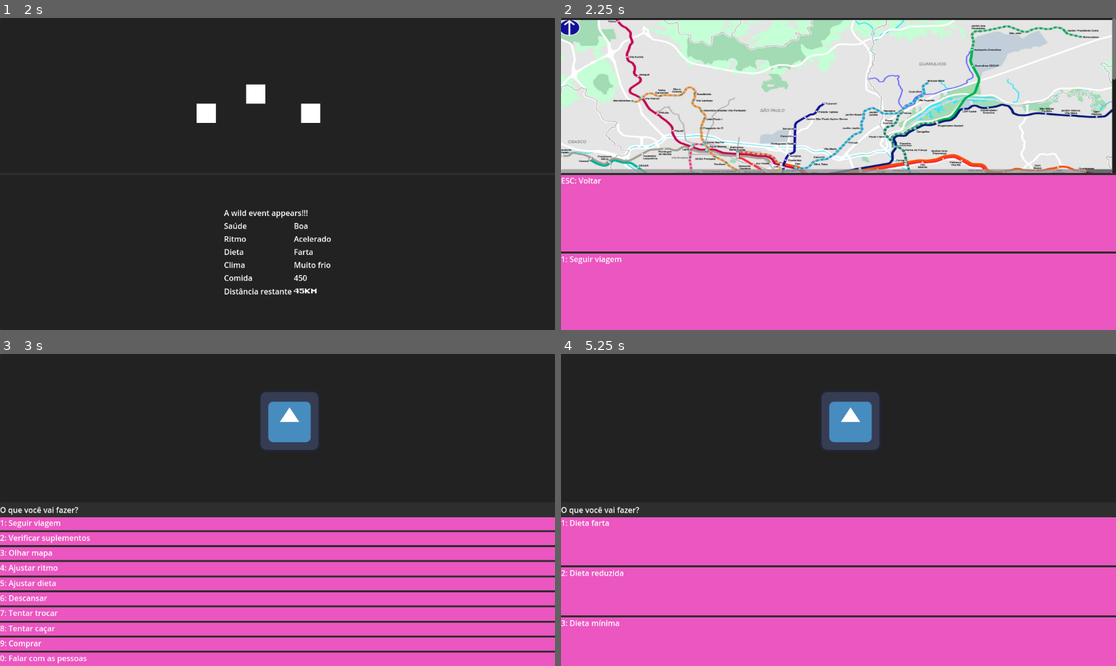
Above: before the commit, frames 1-4 (two rows, left to right).
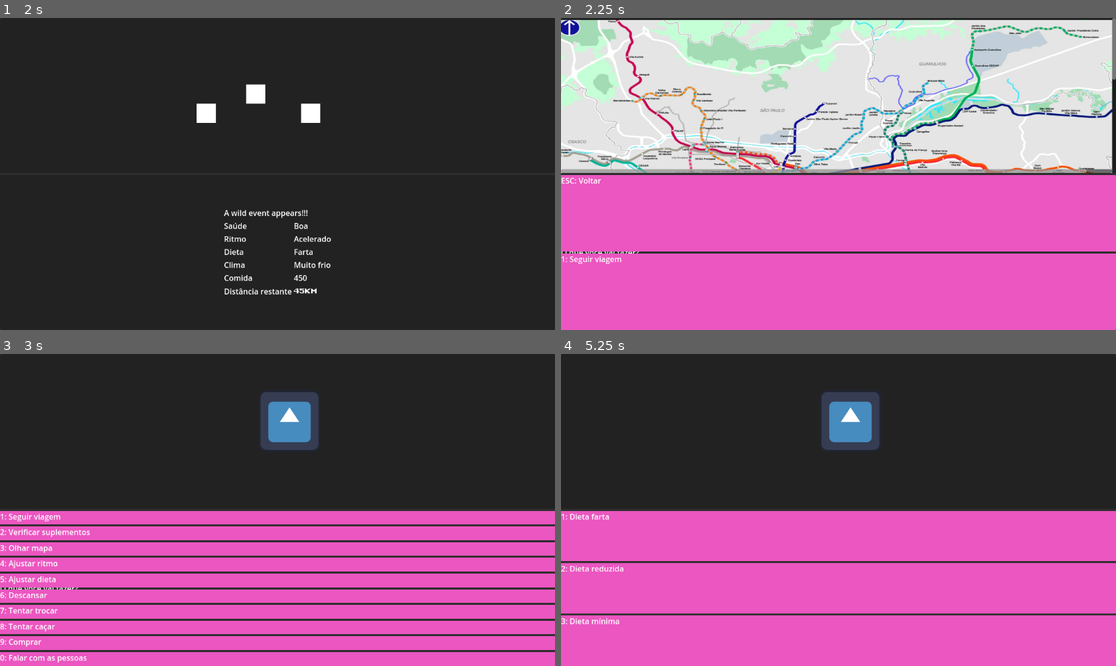
Above: after the commit, the same moments.

Repository: gabrielgomes94/oregon-trailer-clone
Game: Godot game, scene res://main.tscn
Two runs of this game, one before a commit and one after it. Both use one fixed random seed, a clock stepped at 60 frames per second and the inputs below. The engine's default icon, where the game draws it, is replaced by a stand-in: a white triangle on a blue panel in a dark square.
Inputs:
- Up to frame 1 (2 s): tap Enter (SwitchScreen) at 0.5 s; tap 1 (1) at 0.6 s; tap 2 (2) at 0.8, 1.35 s; tap Space at 1.25 s; tap 3 (3) at 1.55 s
- Up to frame 2 (2.25 s): tap Enter (SwitchScreen) at 2 s; tap 3 (3) at 2.1 s
- Up to frame 3 (3 s): tap 4 (4) at 2.3 s; click "ESC: Voltar" at 2.75 s
- Up to frame 4 (5.25 s): click "1: Seguir viagem" at 3.5 s; tap Space at 4.25 s; tap 4 (4) at 4.35 s; tap 5 (5) at 4.55, 5.1 s; tap Enter (SwitchScreen) at 5 s

Frame 1 is identical in both runs. In frame 2, less than 0.1% of the frame differs, in the area x 0-15%, y 74-76%; in frame 3, 15%, in the area x 0-100%, y 48-100%; in frame 4, 5.2%.

Commit message:
add dialog chat screen

Diff:
--- a/game/options/options.gd
+++ b/game/options/options.gd
@@ -106,3 +106,12 @@
 			'name': 'Dieta mínima'
 		},
 	}
+
+
+static func dialog_selector_screen_list() -> Dictionary:
+	return {
+		'ESC': {
+			'id': 'BACK',
+			'name': 'Voltar'
+		},
+	}
--- a/game/player/actions/actions.gd
+++ b/game/player/actions/actions.gd
@@ -29,3 +29,7 @@
 
 func diet():
 	main.call_deferred("switch_to_diet_screen")
+
+
+func dialog():
+	main.call_deferred("switch_to_dialog_screen")
--- a/game/player/inputs/input_mapper.gd
+++ b/game/player/inputs/input_mapper.gd
@@ -10,3 +10,4 @@
 const MAP_SCREEN: String = "3"
 const PACE_SCREEN: String = "4"
 const DIET_SCREEN: String = "5"
+const DIALOG_SCREEN: String = "0"
--- a/main.gd
+++ b/main.gd
@@ -7,13 +7,14 @@
 @onready var map_screen: UIMapScreen = $Screens/MapScreen
 @onready var pace_screen: UIPaceScreen = $Screens/PaceScreen
 @onready var diet_screen: UIDietScreen = $Screens/DietScreen
+@onready var dialog_screen: UIDialogChatScreen = $Screens/DialogScreen
 
 var screens: Array
 
 @onready var game = $Game
 
 func _ready() -> void:
-	screens = [movement_screen, station_screen, supplies_screen, map_screen, pace_screen, diet_screen];
+	screens = [movement_screen, station_screen, supplies_screen, map_screen, pace_screen, diet_screen, dialog_screen];
 
 
 func _input(event: InputEvent) -> void:
@@ -53,3 +54,6 @@
 func switch_screen(target_screen):
 	for screen in screens:
 		screen.visible = screen == target_screen
+
+func switch_to_dialog_screen():
+	switch_screen(dialog_screen)
--- a/main.tscn
+++ b/main.tscn
@@ -12,6 +12,10 @@
 [ext_resource type="Script" path="res://game/party/party.gd" id="6_7lpmj"]
 [ext_resource type="PackedScene" uid="uid://dnmcgjsr3s20m" path="res://ui/screens/pace_screen/pace_screen.tscn" id="8_2y0dc"]
 [ext_resource type="PackedScene" uid="uid://inhcm8u2o6cm" path="res://ui/screens/diet_screen/diet_screen.tscn" id="10_re10o"]
+[ext_resource type="PackedScene" uid="uid://rcd8gogm4c3g" path="res://ui/screens/dialog_screen/dialog_screen.tscn" id="13_474tm"]
+[ext_resource type="PackedScene" uid="uid://b1x0fngdkruxc" path="res://game/options/option_template.tscn" id="13_opjh1"]
+[ext_resource type="Script" path="res://game/options/options.gd" id="14_jp6gf"]
+[ext_resource type="Script" path="res://ui/screens/dialog_screen/ui_dialog_chat_screen.gd" id="16_owomr"]
 
 [node name="Main" type="Node"]
 script = ExtResource("1_vbgld")
@@ -79,4 +83,14 @@
 visible = false
 layout_mode = 1
 diet = NodePath("../../Game/DietSelector")
+option_template = ExtResource("13_opjh1")
+options = ExtResource("14_jp6gf")
 actions = NodePath("../../Game/Actions")
+
+[node name="DialogScreen" parent="Screens" node_paths=PackedStringArray("actions") instance=ExtResource("13_474tm")]
+visible = false
+layout_mode = 1
+script = ExtResource("16_owomr")
+option_template = ExtResource("13_opjh1")
+options = ExtResource("14_jp6gf")
+actions = NodePath("../../Game/Actions")
--- a/project.godot
+++ b/project.godot
@@ -56,6 +56,11 @@
 "events": [Object(InputEventKey,"resource_local_to_scene":false,"resource_name":"","device":-1,"window_id":0,"alt_press …(191 unchanged characters)…
 ]
 }
+0={
+"deadzone": 0.5,
+"events": [Object(InputEventKey,"resource_local_to_scene":false,"resource_name":"","device":-1,"window_id":0,"alt_pressed":false,"shift_pressed":false,"ctrl_pressed":false,"meta_pressed":false,"pressed":false,"keycode":0,"physical_keycode":48,"key_label":0,"unicode":48,"location":0,"echo":false,"script":null)
+]
+}
 
 [rendering]
 
--- /dev/null
+++ b/ui/containers/action_box_container.tscn
@@ -0,0 +1,14 @@
+[gd_scene format=3 uid="uid://dommrjvc0hmfa"]
+
+[node name="ActionsBoxContainer" type="MarginContainer"]
+scale = Vector2(0.976744, 0.941176)
+size_flags_horizontal = 3
+size_flags_vertical = 3
+
+[node name="Label" type="Label" parent="."]
+layout_mode = 2
+text = "O que você vai fazer?"
+
+[node name="ActionsBoxContainer" type="VBoxContainer" parent="."]
+layout_mode = 2
+size_flags_vertical = 3
--- /dev/null
+++ b/ui/screens/dialog_screen/dialog_screen.tscn
@@ -0,0 +1,65 @@
+[gd_scene load_steps=4 format=3 uid="uid://rcd8gogm4c3g"]
+
+[ext_resource type="Script" path="res://ui/screens/dialog_screen/ui_dialog_chat_screen.gd" id="1_hw3lx"]
+[ext_resource type="Texture2D" uid="uid://bxeohtrbk7agf" path="res://assets/icon.svg" id="1_wttkq"]
+[ext_resource type="PackedScene" uid="uid://dommrjvc0hmfa" path="res://ui/containers/action_box_container.tscn" id="3_bmy2f"]
+
+[node name="DialogScreen" type="Control"]
+layout_mode = 3
+anchors_preset = 15
+anchor_right = 1.0
+anchor_bottom = 1.0
+grow_horizontal = 2
+grow_vertical = 2
+script = ExtResource("1_hw3lx")
+
+[node name="Panel" type="Panel" parent="."]
+layout_mode = 1
+anchors_preset = 15
+anchor_right = 1.0
+anchor_bottom = 1.0
+grow_horizontal = 2
+grow_vertical = 2
+
+[node name="VBoxContainer" type="VBoxContainer" parent="Panel"]
+layout_mode = 1
+anchors_preset = 15
+anchor_right = 1.0
+anchor_bottom = 1.0
+grow_horizontal = 2
+grow_vertical = 2
+
+[node name="MarginContainer" type="MarginContainer" parent="Panel/VBoxContainer"]
+layout_mode = 2
+
+[node name="HBoxContainer" type="HBoxContainer" parent="Panel/VBoxContainer/MarginContainer"]
+layout_mode = 2
+
+[node name="PanelContainer" type="PanelContainer" parent="Panel/VBoxContainer/MarginContainer/HBoxContainer"]
+custom_minimum_size = Vector2(600, 0)
+layout_mode = 2
+
+[node name="RichTextLabel" type="RichTextLabel" parent="Panel/VBoxContainer/MarginContainer/HBoxContainer/PanelContainer"]
+layout_mode = 2
+text = "ewewqeadsdsa asdasdas dasdasd asdasdas dsad
+
+sdasdaskçda
+sksandklasdnklasdklnasklnd
+a]s
+dnaksdas
+d
+sa
+daskodaskndloakldakndoas qweq-0e21-nn daqjkn1qp asdqnqasdsa kqpoqwqlk n12l3j 213 ."
+fit_content = true
+autowrap_mode = 2
+
+[node name="PanelContainer2" type="PanelContainer" parent="Panel/VBoxContainer/MarginContainer/HBoxContainer"]
+layout_mode = 2
+size_flags_horizontal = 3
+
+[node name="Sprite2D" type="Sprite2D" parent="Panel/VBoxContainer/MarginContainer/HBoxContainer/PanelContainer2"]
+position = Vector2(435, 117)
+texture = ExtResource("1_wttkq")
+
+[node name="ActionsBoxContainer" parent="Panel/VBoxContainer" instance=ExtResource("3_bmy2f")]
+layout_mode = 2
--- /dev/null
+++ b/ui/screens/dialog_screen/ui_dialog_chat_screen.gd
@@ -0,0 +1,17 @@
+extends UIScreen
+class_name UIDialogChatScreen
+
+
+func on_option_selected(option: Option):
+	match option.value:
+		'ESC': actions.station_screen()
+	actions.station_screen()
+
+
+func _input(event: InputEvent) -> void:
+	if visible == false: return
+	if event.is_action_released("ESC"):
+		actions.station_screen()
+
+func get_options() -> Dictionary:
+	return Options.dialog_selector_screen_list()
--- a/ui/screens/diet_screen/diet_screen.tscn
+++ b/ui/screens/diet_screen/diet_screen.tscn
@@ -1,9 +1,8 @@
-[gd_scene load_steps=5 format=3 uid="uid://inhcm8u2o6cm"]
+[gd_scene load_steps=4 format=3 uid="uid://inhcm8u2o6cm"]
 
 [ext_resource type="Script" path="res://ui/screens/diet_screen/ui_diet_screen.gd" id="1_xg53r"]
-[ext_resource type="PackedScene" uid="uid://b1x0fngdkruxc" path="res://game/options/option_template.tscn" id="2_8vr1s"]
 [ext_resource type="Texture2D" uid="uid://bxeohtrbk7agf" path="res://assets/icon.svg" id="2_isdjm"]
-[ext_resource type="Script" path="res://game/options/options.gd" id="3_fc56s"]
+[ext_resource type="PackedScene" uid="uid://dommrjvc0hmfa" path="res://ui/containers/action_box_container.tscn" id="3_sijgm"]
 
 [node name="DietScreen" type="Control"]
 layout_mode = 3
@@ -13,8 +12,6 @@
 grow_horizontal = 2
 grow_vertical = 2
 script = ExtResource("1_xg53r")
-option_template = ExtResource("2_8vr1s")
-options = ExtResource("3_fc56s")
 
 [node name="Panel" type="Panel" parent="."]
 layout_mode = 1
@@ -40,10 +37,8 @@
 position = Vector2(601, 139)
 texture = ExtResource("2_isdjm")
 
-[node name="Label" type="Label" parent="Panel/VBoxContainer"]
+[node name="RichTextLabel" type="RichTextLabel" parent="Panel/VBoxContainer/PanelContainer"]
 layout_mode = 2
-text = "O que você vai fazer?"
 
-[node name="ActionsBoxContainer" type="VBoxContainer" parent="Panel/VBoxContainer"]
+[node name="ActionsBoxContainer" parent="Panel/VBoxContainer" instance=ExtResource("3_sijgm")]
 layout_mode = 2
-size_flags_vertical = 3
--- a/ui/screens/map_screen/map_screen.tscn
+++ b/ui/screens/map_screen/map_screen.tscn
@@ -1,9 +1,10 @@
-[gd_scene load_steps=5 format=3 uid="uid://cm4hy1qtybo7h"]
+[gd_scene load_steps=6 format=3 uid="uid://cm4hy1qtybo7h"]
 
 [ext_resource type="Texture2D" uid="uid://ckq8313rby4d2" path="res://assets/metro-sp-2020.jpg" id="1_eb12q"]
 [ext_resource type="Script" path="res://ui/screens/map_screen/ui_map_screen.gd" id="1_qehbk"]
 [ext_resource type="PackedScene" uid="uid://b1x0fngdkruxc" path="res://game/options/option_template.tscn" id="2_pq21k"]
 [ext_resource type="Script" path="res://game/options/options.gd" id="3_n74o5"]
+[ext_resource type="PackedScene" uid="uid://dommrjvc0hmfa" path="res://ui/containers/action_box_container.tscn" id="5_dkvvv"]
 
 [node name="MapScreen" type="Control"]
 layout_mode = 3
@@ -51,6 +52,5 @@
 scale = Vector2(0.678487, 0.513462)
 texture = ExtResource("1_eb12q")
 
-[node name="ActionsBoxContainer" type="VBoxContainer" parent="Panel/VBoxContainer"]
+[node name="ActionsBoxContainer" parent="Panel/VBoxContainer" instance=ExtResource("5_dkvvv")]
 layout_mode = 2
-size_flags_vertical = 3
--- a/ui/screens/pace_screen/pace_screen.tscn
+++ b/ui/screens/pace_screen/pace_screen.tscn
@@ -1,9 +1,10 @@
-[gd_scene load_steps=5 format=3 uid="uid://dnmcgjsr3s20m"]
+[gd_scene load_steps=6 format=3 uid="uid://dnmcgjsr3s20m"]
 
 [ext_resource type="Script" path="res://ui/screens/pace_screen/ui_pace_screen.gd" id="1_ebxt0"]
 [ext_resource type="Texture2D" uid="uid://bxeohtrbk7agf" path="res://assets/icon.svg" id="2_5clw8"]
 [ext_resource type="PackedScene" uid="uid://b1x0fngdkruxc" path="res://game/options/option_template.tscn" id="2_jmcg4"]
 [ext_resource type="Script" path="res://game/options/options.gd" id="3_5vrd1"]
+[ext_resource type="PackedScene" uid="uid://dommrjvc0hmfa" path="res://ui/containers/action_box_container.tscn" id="5_83bhs"]
 
 [node name="PaceScreen" type="Control"]
 layout_mode = 3
@@ -40,10 +41,5 @@
 position = Vector2(601, 139)
 texture = ExtResource("2_5clw8")
 
-[node name="Label" type="Label" parent="Panel/VBoxContainer"]
+[node name="ActionsBoxContainer" parent="Panel/VBoxContainer" instance=ExtResource("5_83bhs")]
 layout_mode = 2
-text = "O que você vai fazer?"
-
-[node name="ActionsBoxContainer" type="VBoxContainer" parent="Panel/VBoxContainer"]
-layout_mode = 2
-size_flags_vertical = 3
--- a/ui/screens/station_screen/station_screen.tscn
+++ b/ui/screens/station_screen/station_screen.tscn
@@ -1,9 +1,10 @@
-[gd_scene load_steps=5 format=3 uid="uid://fdgvhp5mbfug"]
+[gd_scene load_steps=6 format=3 uid="uid://fdgvhp5mbfug"]
 
 [ext_resource type="Script" path="res://ui/screens/station_screen/ui_station_screen.gd" id="1_txdjj"]
 [ext_resource type="PackedScene" uid="uid://b1x0fngdkruxc" path="res://game/options/option_template.tscn" id="2_db4l7"]
 [ext_resource type="Script" path="res://game/options/options.gd" id="3_nswn2"]
 [ext_resource type="Texture2D" uid="uid://bxeohtrbk7agf" path="res://assets/icon.svg" id="4_tqsde"]
+[ext_resource type="PackedScene" uid="uid://dommrjvc0hmfa" path="res://ui/containers/action_box_container.tscn" id="5_irnsh"]
 
 [node name="StationScreen" type="Control"]
 layout_mode = 3
@@ -40,10 +41,5 @@
 position = Vector2(601, 139)
 texture = ExtResource("4_tqsde")
 
-[node name="Label" type="Label" parent="Panel/VBoxContainer"]
+[node name="ActionsBoxContainer" parent="Panel/VBoxContainer" instance=ExtResource("5_irnsh")]
 layout_mode = 2
-text = "O que você vai fazer?"
-
-[node name="ActionsBoxContainer" type="VBoxContainer" parent="Panel/VBoxContainer"]
-layout_mode = 2
-size_flags_vertical = 3
--- a/ui/screens/station_screen/ui_station_screen.gd
+++ b/ui/screens/station_screen/ui_station_screen.gd
@@ -23,6 +23,8 @@
 		actions.pace()
 	if event.is_action_released(InputMapper.DIET_SCREEN):
 		actions.diet()
+	if event.is_action_released(InputMapper.DIALOG_SCREEN):
+		actions.dialog()
 
 func get_options():
 	return Options.station_screen_options_list()
--- a/ui/screens/supplies_screen/supplies_screen.tscn
+++ b/ui/screens/supplies_screen/supplies_screen.tscn
@@ -1,8 +1,9 @@
-[gd_scene load_steps=4 format=3 uid="uid://kwm72n7ubflo"]
+[gd_scene load_steps=5 format=3 uid="uid://kwm72n7ubflo"]
 
 [ext_resource type="Script" path="res://ui/screens/supplies_screen/ui_supplies_screen.gd" id="1_xmkur"]
 [ext_resource type="PackedScene" uid="uid://b1x0fngdkruxc" path="res://game/options/option_template.tscn" id="2_jln3h"]
 [ext_resource type="Script" path="res://game/options/options.gd" id="3_7v12r"]
+[ext_resource type="PackedScene" uid="uid://dommrjvc0hmfa" path="res://ui/containers/action_box_container.tscn" id="4_lxq1n"]
 
 [node name="SuppliesScreen" type="Control"]
 layout_mode = 3
@@ -86,6 +87,5 @@
 layout_mode = 2
 text = "3"
 
-[node name="ActionsBoxContainer" type="VBoxContainer" parent="Panel/VBoxContainer"]
+[node name="ActionsBoxContainer" parent="Panel/VBoxContainer" instance=ExtResource("4_lxq1n")]
 layout_mode = 2
-size_flags_vertical = 3
--- a/ui/screens/ui_screen.gd
+++ b/ui/screens/ui_screen.gd
@@ -4,7 +4,7 @@
 @export var option_template: PackedScene
 @export var options: Options
 @export var actions: Node
-@onready var option_box = $Panel/VBoxContainer/ActionsBoxContainer
+@onready var option_box = $Panel/VBoxContainer/ActionsBoxContainer/ActionsBoxContainer
 
 func _ready() -> void:
 	var options = get_options()
Not shown: 1 places in main.tscn that only renumber resources
